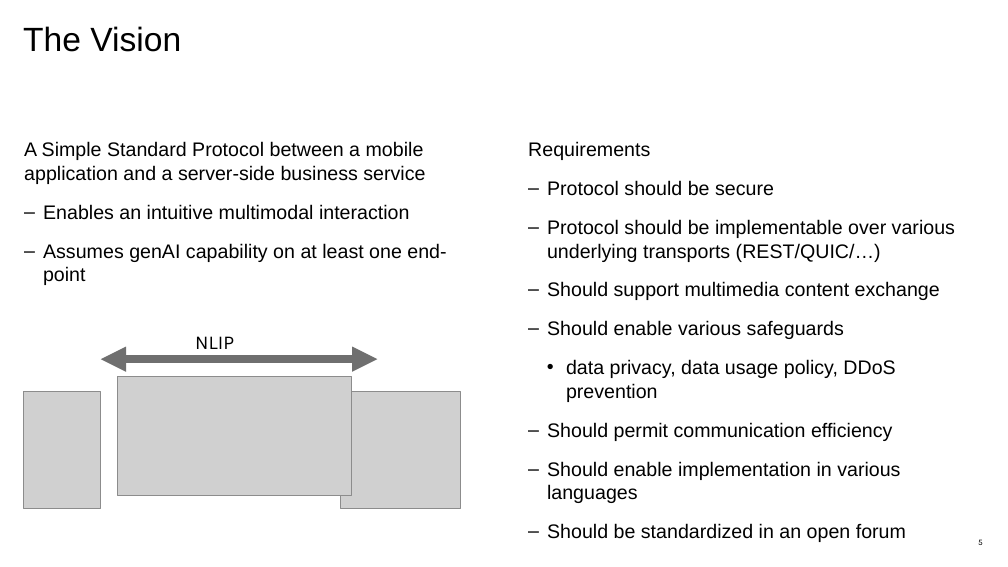
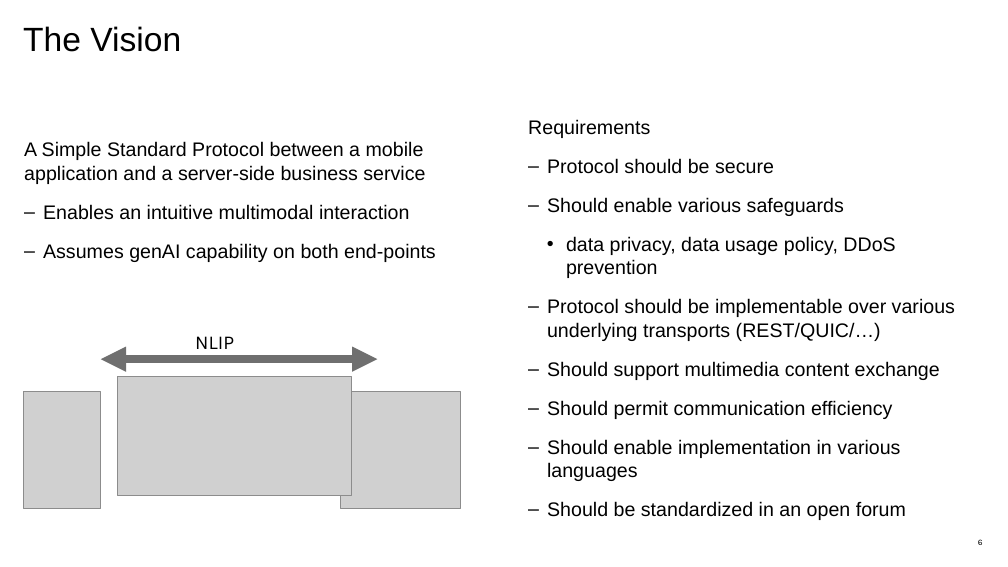
Before and after one commit to nlip-project/documents, a slide deck: slide 6 of working/NLIP_Briefer.pptx (slide 5 before the commit). Drawn at 1008x567 pixels with LibreOffice and Linux fonts; fonts in the diff are those of the drawing; grey boxes stand for pictures. Boxes give left, top, right and bottom in pixels: in the first picture for what was removed or moved away, otherwise in the second. Text is boxed around its words. In the diff, an @@ line names an element or a change of style, - is before the commit and + after.

```diff
--- a/working/NLIP_Briefer.pptx
+++ b/working/NLIP_Briefer.pptx
@@ text "Requirements": place and size @@
-text "Requirements" at box(528, 141, 955, 542)
+text "Requirements" at box(528, 119, 955, 520)
@@ text at box(547, 197, 895, 278): paragraphs added @@
+  – Should enable various safeguards
+    • data privacy, data usage policy, DDoS prevention
@@ text at box(43, 243, 436, 262): text changed @@
-  – Assumes genAI capability on at least one end-point
+  – Assumes genAI capability on both end-points
@@ text at box(547, 320, 895, 402): paragraphs removed @@
-  – Should enable various safeguards
-    • data privacy, data usage policy, DDoS prevention
```
Also in this commit, not shown: 9 other slides changed, 12 slides added.
